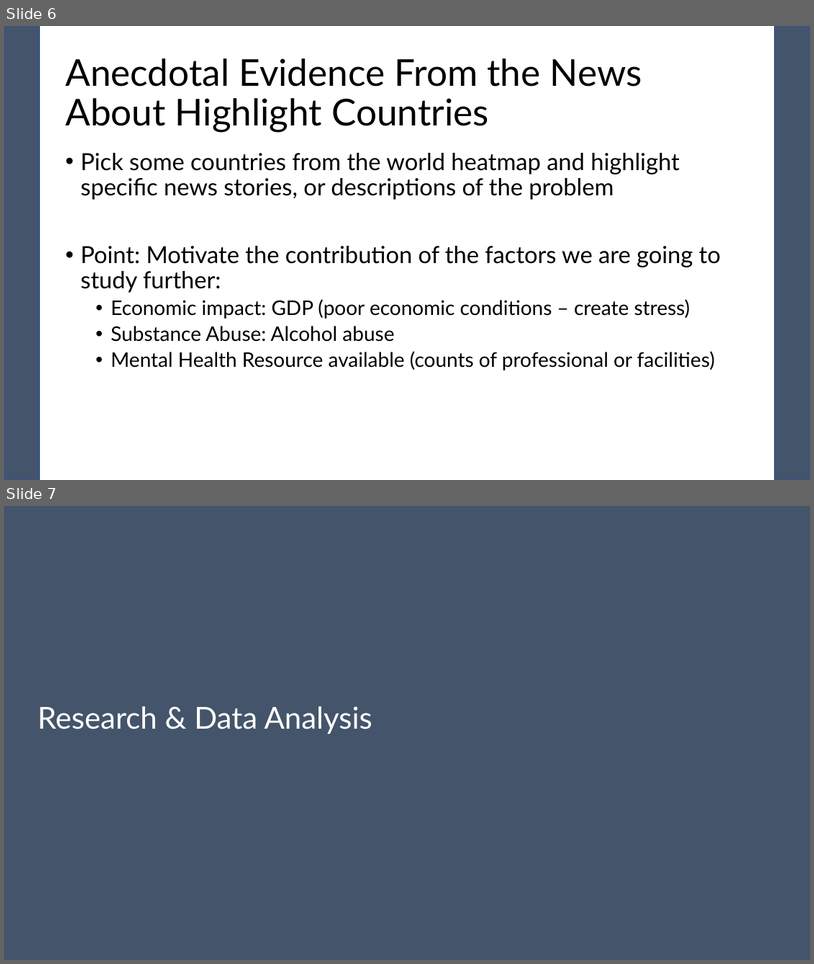
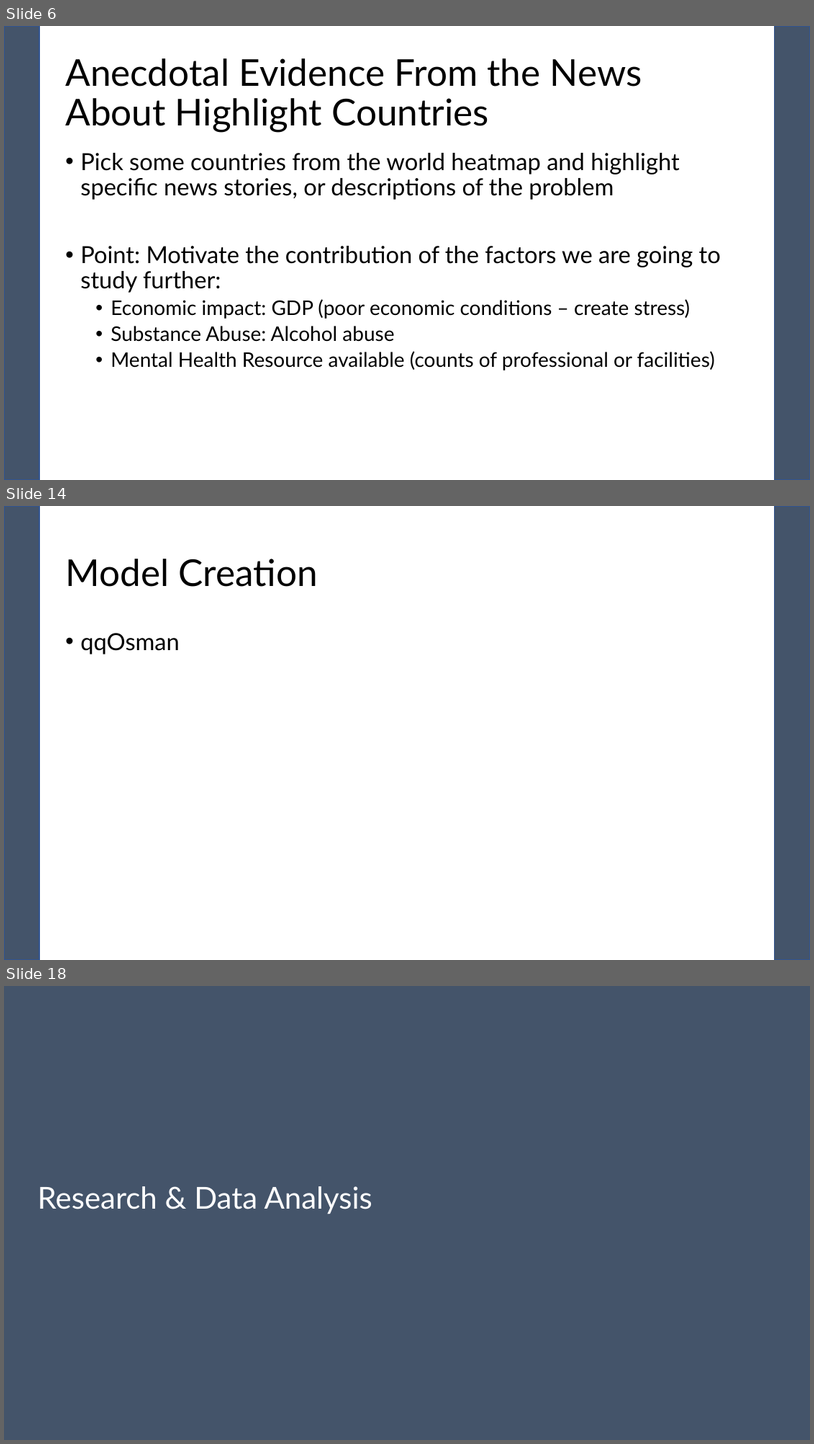
Before and after one commit to pewilliams/regression-mei-team-proj, a slide deck: presentation/Team-25.pptx. Shown one above the other, each under a label of ours: slides 6 and 7 before the commit, slides 6, 14 and 18 after it; the slides between them are not shown. The pictures are 814x964 and 814x1444 pixels, drawn with LibreOffice and Linux fonts; fonts in the diff are those of the drawing. Boxes give left, top, right and bottom in pixels: in the first picture for what was removed or moved away, otherwise in the second. Text is boxed around its words. In the diff, an @@ line names an element or a change of style, - is before the commit and + after.

```diff
--- a/presentation/Team-25.pptx
+++ b/presentation/Team-25.pptx
@@ slide 14 added at bbox=[4, 506, 810, 960], background #FFFFFF; not listed: 2 template elements that a slide beside it also shows @@
@@ title added at bbox=[65, 559, 317, 587], 44 pt, text #000000 @@
+Model Creation
@@ text added at bbox=[80, 633, 179, 654], 28 pt, text #000000 @@
+• qqOsman
@@ what was slide 7 is now slide 18 @@
```
Also in this commit, not shown: 2 slides changed, 11 other slides added, 1 other file.
